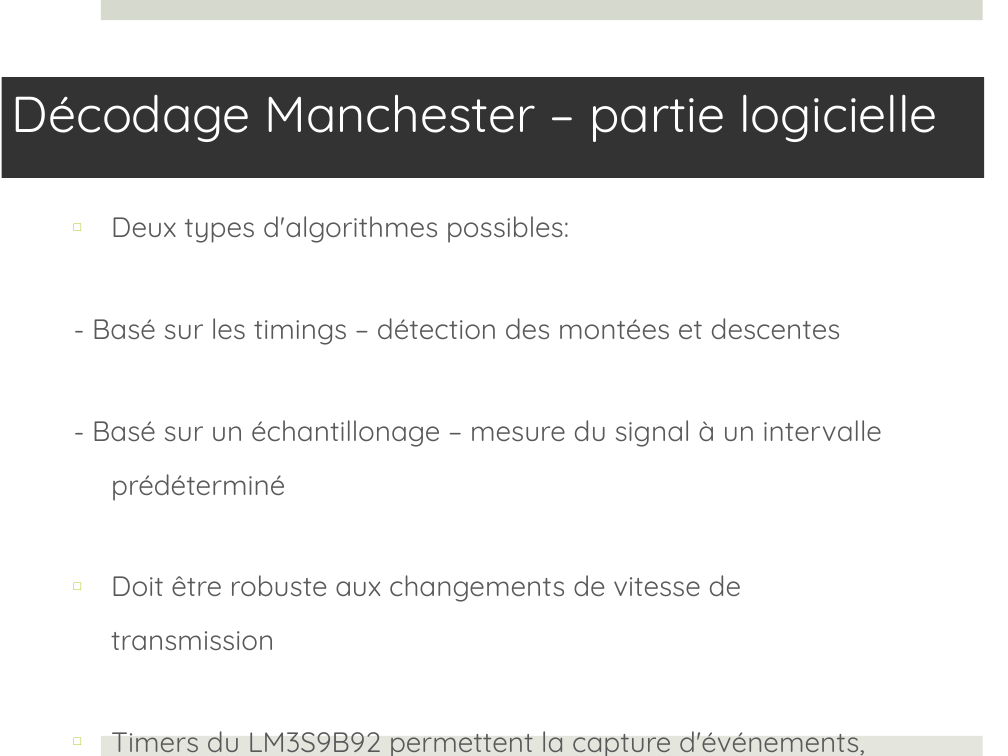
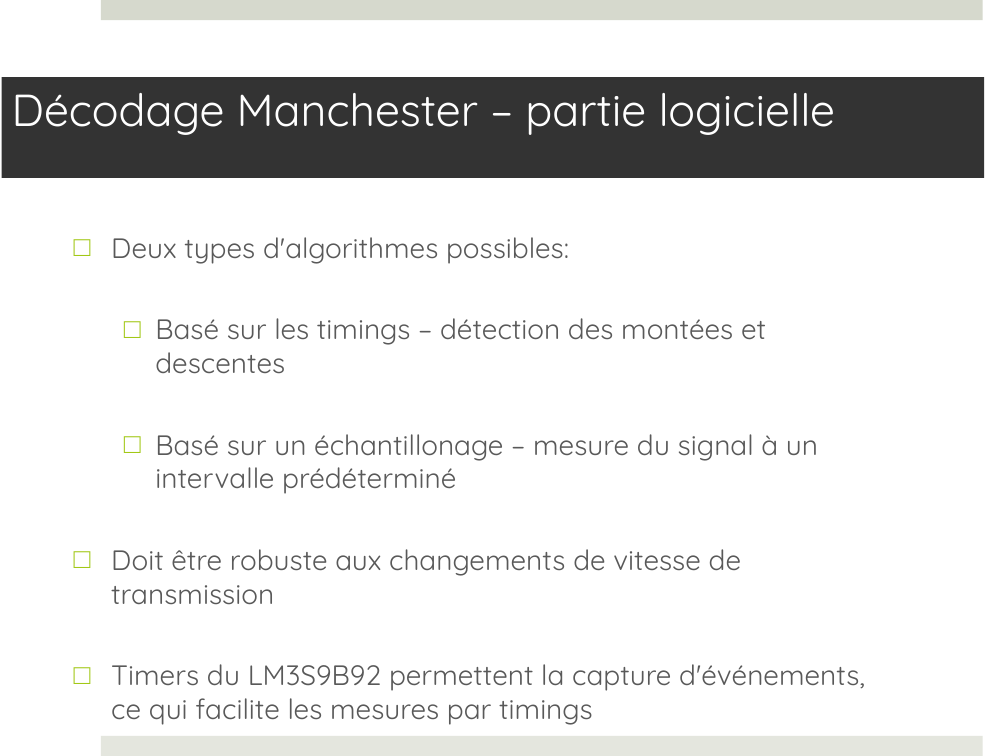
Before and after one commit to francisvalois/design3, a slide deck: slide 3 of reports/presentation/kinocto_DF.ppt. Drawn at 1008x756 pixels with LibreOffice and Linux fonts; fonts in the diff are those of the drawing. Boxes give left, top, right and bottom in pixels: in the first picture for what was removed or moved away, otherwise in the second. Text is boxed around its words. In the diff, an @@ line names an element or a change of style, - is before the commit and + after.

```diff
--- a/reports/presentation/kinocto_DF.ppt
+++ b/reports/presentation/kinocto_DF.ppt
@@ title "Décodage Manchester – partie logicielle" at [2, 78, 985, 178]: size 36 to 32 pt @@
@@ text "Deux types d'algorithmes possibles:": place and size @@
-text "Deux types d'algorithmes possibles:" at [92, 216, 882, 756]
+text "Deux types d'algorithmes possibles:" at [111, 237, 865, 725]
@@ text at [111, 237, 865, 725]: line spacing 1.6 to 1 @@
@@ text at [155, 318, 818, 494]: text changed @@
-- Basé sur les timings – détection des montées et descentes
-- Basé sur un échantillonage – mesure du signal à un intervalle prédéterminé
+  □ Basé sur les timings – détection des montées et descentes
+  □ Basé sur un échantillonage – mesure du signal à un intervalle prédéterminé
```
Also in this commit, not shown: 2 other slides changed, 3 other files.
